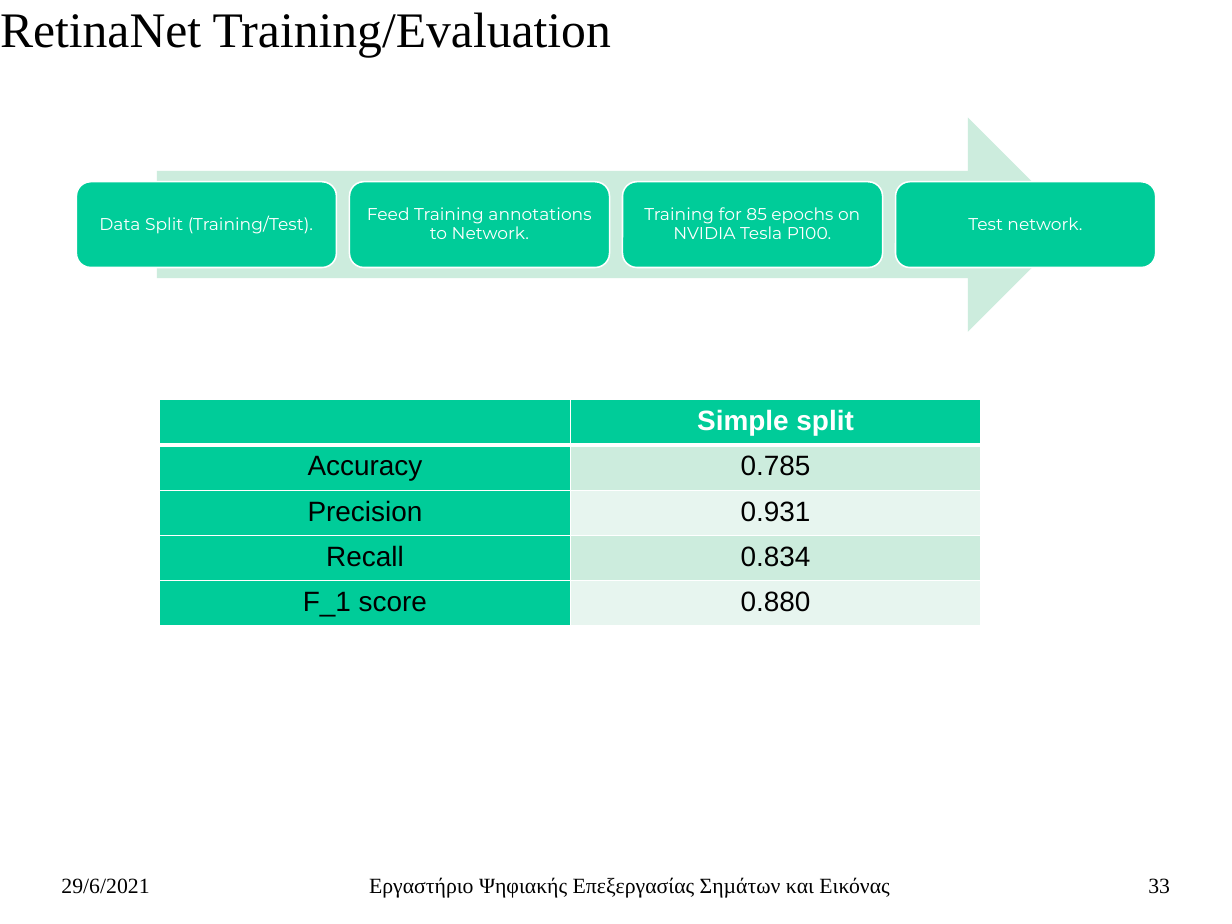
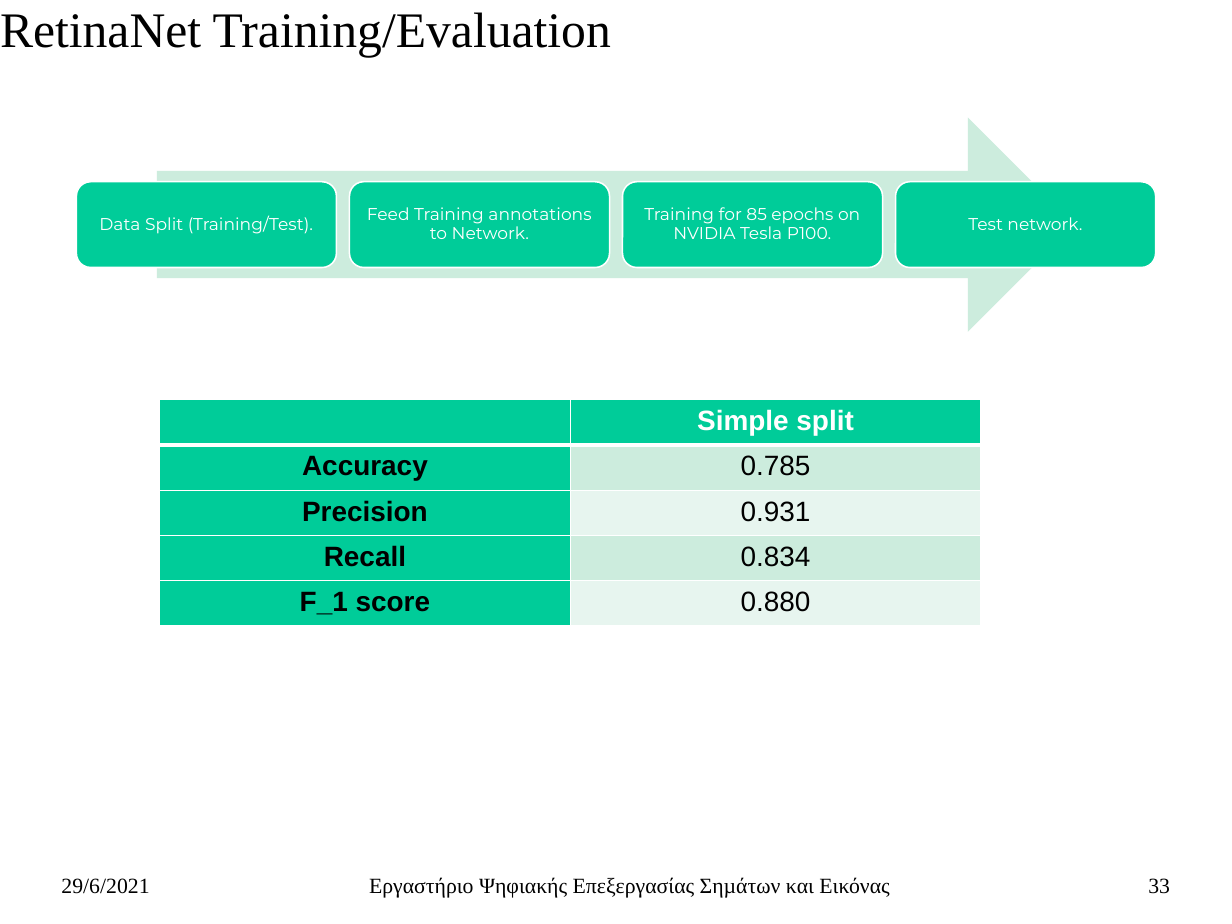
Before and after one commit to ChristosTrimas/ai-detection-systems, a slide deck: slide 33 of thesis/thesis_so_far_presentation_v_0_3.pptx. Drawn at 1232x924 pixels with LibreOffice and Linux fonts; fonts in the diff are those of the drawing. Boxes give left, top, right and bottom in pixels: in the first picture for what was removed or moved away, otherwise in the second. Text is boxed around its words. In the diff, an @@ line names an element or a change of style, - is before the commit and + after.

```diff
--- a/thesis/thesis_so_far_presentation_v_0_3.pptx
+++ b/thesis/thesis_so_far_presentation_v_0_3.pptx
@@ table at bbox=[160, 399, 980, 626] @@
@@ bold on in "Accuracy", "Precision", "Recall", "F_1 score" @@
```
Also in this commit, not shown: 2 other slides changed.
